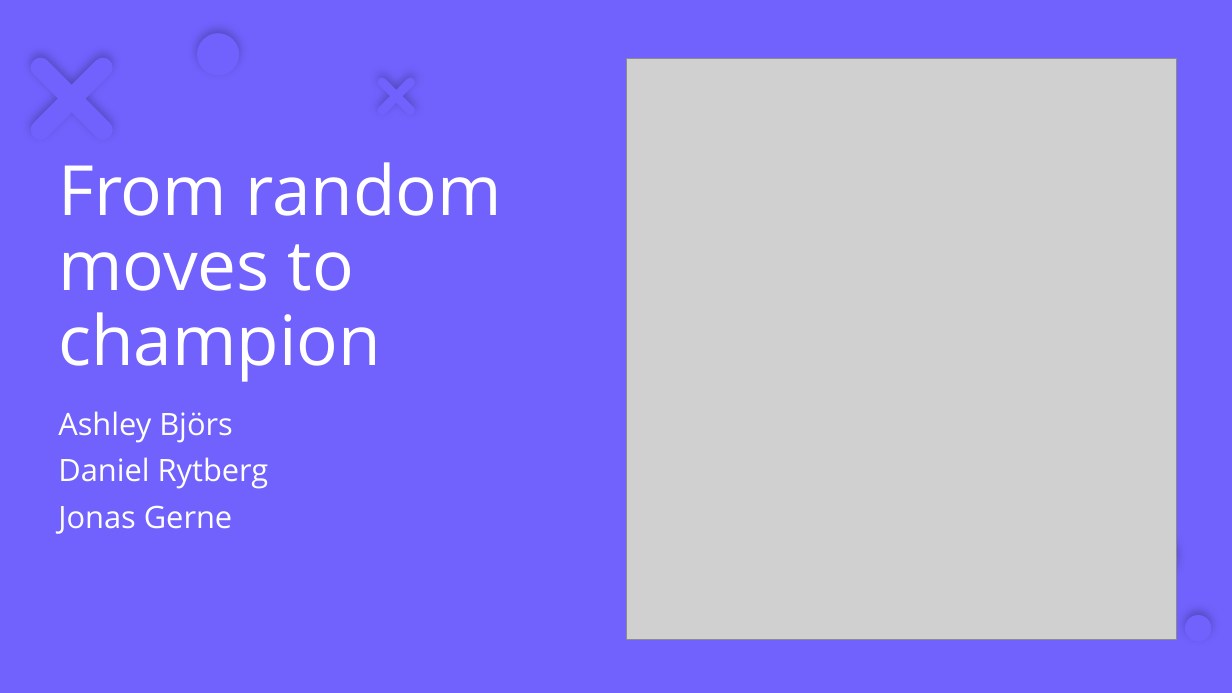
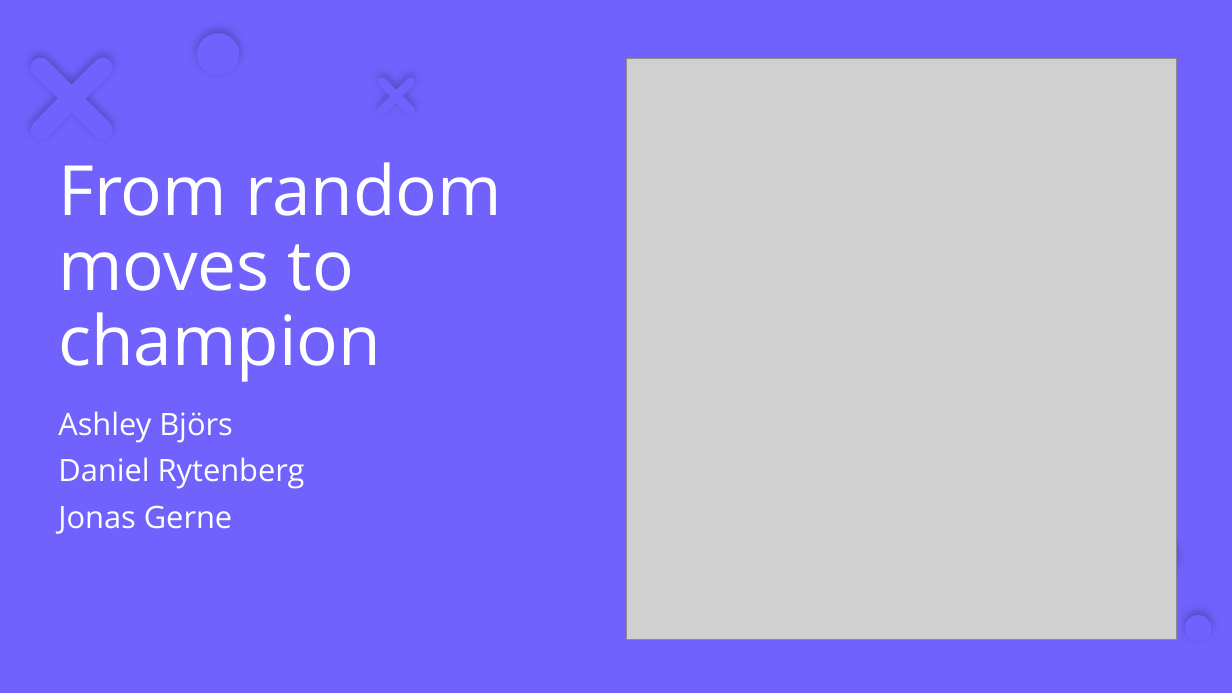
Before and after one commit to Ashley-Bjors/DVA439-Intelligenta-system, a slide deck: slide 1 of Redovisning.pptx. Drawn at 1232x693 pixels with LibreOffice and Linux fonts; fonts in the diff are those of the drawing; grey boxes stand for pictures. Boxes give left, top, right and bottom in pixels: in the first picture for what was removed or moved away, otherwise in the second. Text is boxed around its words. In the diff, an @@ line names an element or a change of style, - is before the commit and + after.

```diff
--- a/Redovisning.pptx
+++ b/Redovisning.pptx
@@ subtitle at <box>58,457,305,489</box>: text changed @@
-Daniel Rytberg
+Daniel Rytenberg
```
Also in this commit, not shown: 2 other slides changed.
